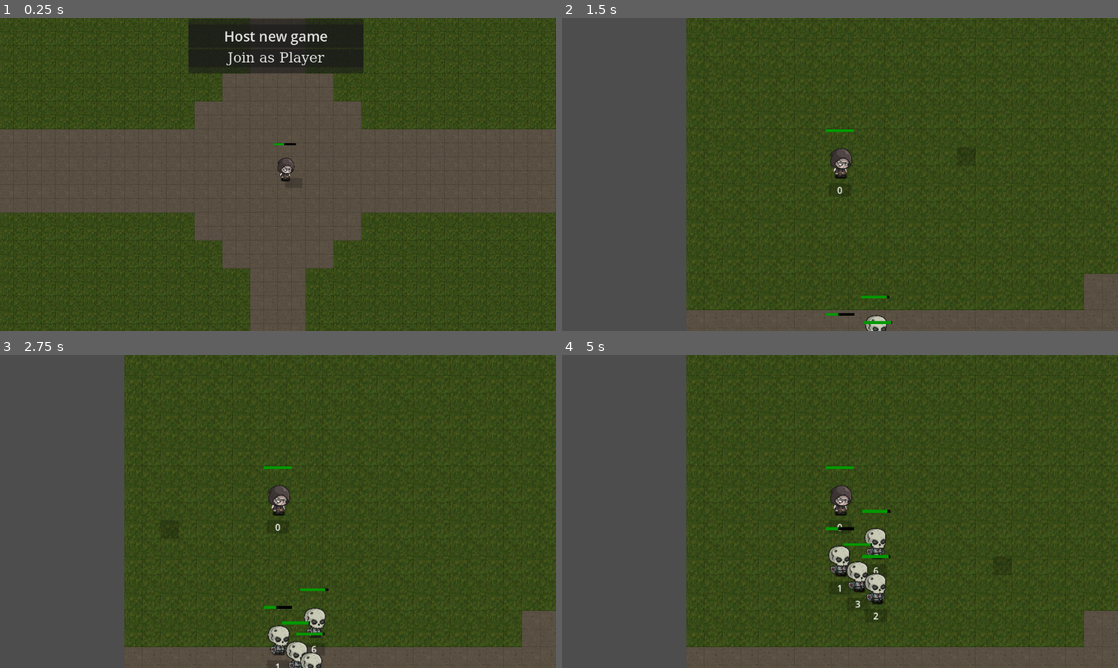
Above: before the commit, frames 1-4 (two rows, left to right).
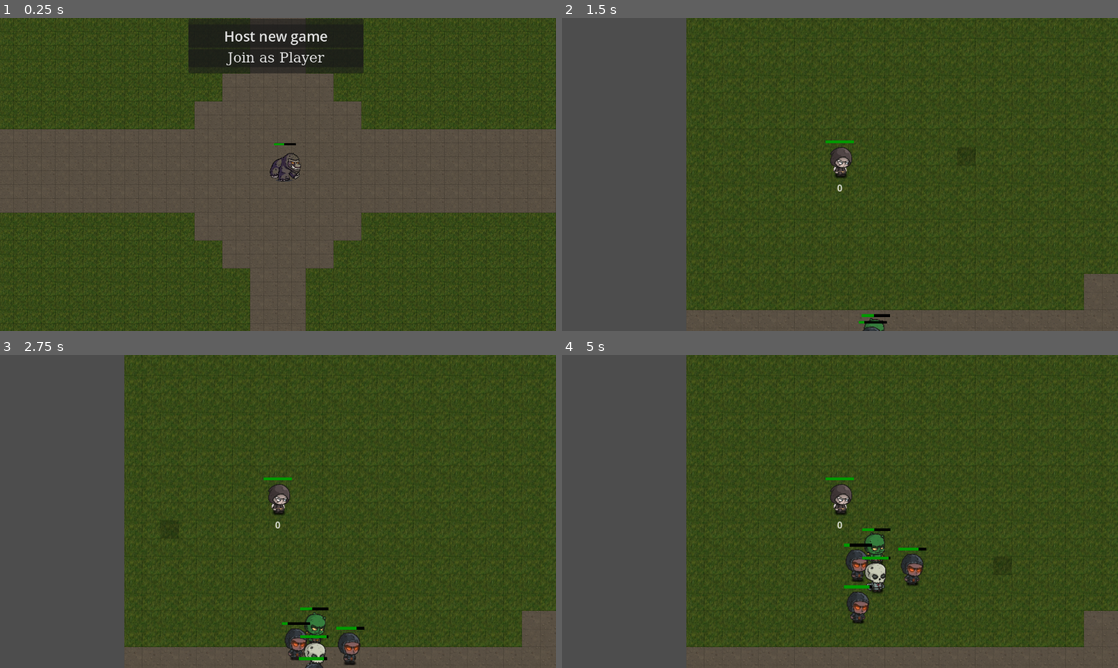
Above: after the commit, the same moments.

Repository: LucasJappert/moomoo-lan-party
Game: Godot game, scene res://scenes/game_manager_scene.tscn
Two runs of this game, one before a commit and one after it. Both use one fixed random seed, a clock stepped at 60 frames per second and the inputs below.
Inputs (mouse positions are in pixels of both pictures, inside the frame that each line leads up to):
- Up to frame 1 (0.25 s): no input
- Up to frame 2 (1.5 s): click "Host new game" at 0.5 s; tap Enter at 1.25 s; move the mouse to (962, 158) at 1.27 s; click (962, 158) at 1.42 s
- Up to frame 3 (2.75 s): move the mouse to (166, 527) at 2.02 s; click (166, 527) at 2.17 s
- Up to frame 4 (5 s): move the mouse to (895, 442) at 2.77 s; click (895, 442) at 2.92 s; move the mouse to (812, 574) at 3.52 s; click (812, 574) at 3.67 s; move the mouse to (1006, 558) at 4.27 s; click (1006, 558) at 4.42 s

The runs differ from the first frame. In frame 1, 0.2% of the frame differs, in the area x 48-55%, y 43-53%; in frame 2, 0.6%; in frame 3, 1.9%; in frame 4, 2.5%, in the area x 47-66%, y 35-86%.

Commit message:
add orc and fire mage enemies

Diff:
--- /dev/null
+++ b/assets/enemies/fire_mage.tres
@@ -0,0 +1,37 @@
+[gd_resource type="SpriteFrames" load_steps=5 format=3 uid="uid://ccusg0tasqe8s"]
+
+[ext_resource type="Texture2D" uid="uid://c7v0lqb66uppf" path="res://assets/enemies/enemies_tileset.png" id="1_t1n4x"]
+
+[sub_resource type="AtlasTexture" id="AtlasTexture_tjl86"]
+atlas = ExtResource("1_t1n4x")
+region = Rect2(0, 0, 64, 64)
+
+[sub_resource type="AtlasTexture" id="AtlasTexture_gvpxe"]
+atlas = ExtResource("1_t1n4x")
+region = Rect2(0, 0, 64, 64)
+
+[sub_resource type="AtlasTexture" id="AtlasTexture_fmw7b"]
+atlas = ExtResource("1_t1n4x")
+region = Rect2(64, 0, 64, 64)
+
+[resource]
+animations = [{
+"frames": [{
+"duration": 1.0,
+"texture": SubResource("AtlasTexture_tjl86")
+}],
+"loop": true,
+"name": &"idle",
+"speed": 5.0
+}, {
+"frames": [{
+"duration": 1.0,
+"texture": SubResource("AtlasTexture_gvpxe")
+}, {
+"duration": 1.0,
+"texture": SubResource("AtlasTexture_fmw7b")
+}],
+"loop": true,
+"name": &"walk",
+"speed": 5.0
+}]
--- /dev/null
+++ b/assets/enemies/orc.tres
@@ -0,0 +1,37 @@
+[gd_resource type="SpriteFrames" load_steps=5 format=3 uid="uid://bmvwb3wtfg8f1"]
+
+[ext_resource type="Texture2D" uid="uid://c7v0lqb66uppf" path="res://assets/enemies/enemies_tileset.png" id="1_sj1w7"]
+
+[sub_resource type="AtlasTexture" id="AtlasTexture_u0xrl"]
+atlas = ExtResource("1_sj1w7")
+region = Rect2(0, 64, 64, 64)
+
+[sub_resource type="AtlasTexture" id="AtlasTexture_2f7pd"]
+atlas = ExtResource("1_sj1w7")
+region = Rect2(0, 64, 64, 64)
+
+[sub_resource type="AtlasTexture" id="AtlasTexture_sf6o3"]
+atlas = ExtResource("1_sj1w7")
+region = Rect2(64, 64, 64, 64)
+
+[resource]
+animations = [{
+"frames": [{
+"duration": 1.0,
+"texture": SubResource("AtlasTexture_u0xrl")
+}],
+"loop": true,
+"name": &"idle",
+"speed": 5.0
+}, {
+"frames": [{
+"duration": 1.0,
+"texture": SubResource("AtlasTexture_2f7pd")
+}, {
+"duration": 1.0,
+"texture": SubResource("AtlasTexture_sf6o3")
+}],
+"loop": true,
+"name": &"walk",
+"speed": 5.0
+}]
--- a/scenes/entity/entity_scene.tscn
+++ b/scenes/entity/entity_scene.tscn
@@ -3,7 +3,7 @@
 [ext_resource type="Script" uid="uid://ki4w4rg4wu1r" path="res://scripts/entity/entity.gd" id="1_0bgvt"]
 [ext_resource type="Texture2D" uid="uid://1fiupmgkejum" path="res://assets/enemies/1.png" id="2_odnte"]
 [ext_resource type="Script" uid="uid://d3sm32sl44mdm" path="res://scripts/entity/hud.gd" id="3_wjrb4"]
-[ext_resource type="SpriteFrames" uid="uid://lg60fiptyxt4" path="res://assets/heros/hero1.tres" id="4_odnte"]
+[ext_resource type="SpriteFrames" uid="uid://ccusg0tasqe8s" path="res://assets/enemies/fire_mage.tres" id="4_odnte"]
 
 [sub_resource type="SceneReplicationConfig" id="SceneReplicationConfig_odnte"]
 properties/0/path = NodePath(".:position")
@@ -45,8 +45,15 @@
 show_percentage = false
 
 [node name="Label" type="Label" parent="HUD"]
-offset_right = 40.0
-offset_bottom = 23.0
+anchors_preset = -1
+anchor_right = 1.0
+anchor_bottom = 1.0
+offset_left = -27.0
+offset_top = 12.0
+offset_right = 27.0
+offset_bottom = 35.0
+grow_horizontal = 2
+grow_vertical = 2
 
 [node name="AreaAttack" type="Area2D" parent="."]
 
--- a/scenes/entity/moomoo_scene.tscn
+++ b/scenes/entity/moomoo_scene.tscn
@@ -7,5 +7,10 @@
 [node name="Moomoo" instance=ExtResource("1_p27nx")]
 script = ExtResource("2_xowpe")
 
-[node name="Sprite2D" parent="." index="1"]
+[node name="Sprite2D" parent="." index="2"]
+visible = true
 texture = ExtResource("2_pio5k")
+
+[node name="AnimatedSprite2D" parent="." index="6"]
+visible = false
+animation = &"idle"
--- a/scripts/camera.gd
+++ b/scripts/camera.gd
@@ -6,7 +6,7 @@
 static var _zoom_level := 1.3 # Initial zoom
 static var _zoom_step := 0.1 # Amount of zoom per scroll
 static var _zoom_min := 0.5 # Minimum zoom
-static var _zoom_max := 3.0 # Maximum zoom
+static var _zoom_max := 10.0 # Maximum zoom
 
 static func set_screen_size():
 	var screen_size = DisplayServer.screen_get_size(0)
--- a/scripts/controllers/enemies_waves_controller.gd
+++ b/scripts/controllers/enemies_waves_controller.gd
@@ -8,11 +8,16 @@
 	var counter = 0
 	var moomoo_position = GameManager.moomoo.global_position
 
+	const possible_enemies = [
+		EnemyTypes.SKELETON_ARCHER,
+		EnemyTypes.ORC,
+		EnemyTypes.FIRE_MAGE
+	]
 	if wave == 1:
 		for direction in [Vector2.LEFT, Vector2.RIGHT, Vector2.UP, Vector2.DOWN]:
 			for i in range(ENEMIES_BY_ZONE):
 				counter += 1
-				var enemy: Enemy = EnemyFactory.get_skeleton_archer()
+				var enemy: Enemy = EnemyFactory.get_enemy_by_type(possible_enemies[randi() % possible_enemies.size()])
 				var random_noise = Vector2(randi_range(-64, 64), randi_range(-64, 64))
 				enemy.global_position = moomoo_position + direction * TILES_DISTANCE * 64 + random_noise
 				enemy.id = counter
--- a/scripts/entity/enemy.gd
+++ b/scripts/entity/enemy.gd
@@ -16,8 +16,6 @@
 	super._ready()
 	mov_speed = 60
 	vision_shape.shape.radius = vision_radius
-
-	$Sprite2D.texture = load("res://assets/enemies/" + enemy_type + ".png")
 
 	timer_500ms = Timer.new()
 	timer_500ms.wait_time = 0.5
--- a/scripts/entity/hud.gd
+++ b/scripts/entity/hud.gd
@@ -22,31 +22,26 @@
 		# _health_bar.value = entity.combat.current_health
 		_health_bar.value = randi() % 81 + 20
 		_health_bar.position.x = - _health_bar.size.x / 2
-		_health_bar.position.y = -80
+		_health_bar.position.y = -80 if _is_moomoo else -60
 
 
-	var lb_style = StyleBoxFlat.new()
-	lb_style.bg_color = Color(0, 0, 0, 0.2)
-	_label.add_theme_stylebox_override("normal", lb_style)
+	# var lb_style = StyleBoxFlat.new()
+	# lb_style.bg_color = Color(0, 0, 0, 0.2)
+	# _label.add_theme_stylebox_override("normal", lb_style)
 	_label.horizontal_alignment = HORIZONTAL_ALIGNMENT_CENTER
+	_label.visible = entity is Player
+	_label.text = entity.name
 
 func _process(_delta: float):
-	# var global_position = entity.global_position
-	# _health_bar.global_position = Vector2(global_position.x - _health_bar.size.x / 2, global_position.y - 40)
 	try_update_label()
 
 func try_update_label():
-	if _is_moomoo:
+	if not _label.visible:
 		return
 
-	_label.text = entity.name
-	if not _label.text:
-		_label.visible = false
-		return
-
-	_label.visible = true
-	_label.global_position.x = entity.collision_shape.global_position.x - _label.size.x / 2
-	_label.global_position.y = entity.collision_shape.global_position.y + entity.collision_shape.shape.get_rect().size.y / 2
+	# _label.text = entity.name
+	# _label.global_position.x = entity.collision_shape.global_position.x - _label.size.x / 2
+	# _label.global_position.y = entity.collision_shape.global_position.y + entity.collision_shape.shape.get_rect().size.y / 2
 
 func increment_health_bar(value: int):
 	_health_bar.value += value
--- a/scripts/factories/enemy_factory.gd
+++ b/scripts/factories/enemy_factory.gd
@@ -144,3 +144,27 @@
 	enemy.combat_data.attack_type = AttackTypes.MELEE
 	enemy.combat_data.skills = [Skill.get_self_destruct()]
 	return enemy
+
+static func get_enemy_by_type(type: String) -> Enemy:
+	match type:
+		EnemyTypes.GOBLIN:
+			return get_goblin()
+		EnemyTypes.SKELETON_ARCHER:
+			return get_skeleton_archer()
+		EnemyTypes.ORC:
+			return get_orc()
+		EnemyTypes.FIRE_MAGE:
+			return get_fire_mage()
+		EnemyTypes.ICE_GOLEM:
+			return get_ice_golem()
+		EnemyTypes.BAT:
+			return get_bat()
+		EnemyTypes.DARK_PRIEST:
+			return get_dark_priest()
+		EnemyTypes.SLIME:
+			return get_slime()
+		EnemyTypes.GHOST:
+			return get_ghost()
+		EnemyTypes.EXPLODER:
+			return get_exploder()
+	return null
--- a/scripts/models/combat_data.gd
+++ b/scripts/models/combat_data.gd
@@ -1,3 +1,4 @@
+extends RefCounted
 class_name CombatData
 
 var max_hp: int = 100
@@ -10,4 +11,4 @@
 var attack_range: int = 0
 var attack_type := AttackTypes.MELEE
 var projectile_type: String = ""
-var skills: Array[Skill] = []
+var skills = []
--- a/scripts/types/enemy_types.gd
+++ b/scripts/types/enemy_types.gd
@@ -1,9 +1,9 @@
 class_name EnemyTypes
 
 const GOBLIN = "goblin"
-const SKELETON_ARCHER = "skeleton_archer"
-const ORC = "orc"
-const FIRE_MAGE = "fire_mage"
+const SKELETON_ARCHER = "skeleton_archer" # ✅
+const ORC = "orc" # ✅
+const FIRE_MAGE = "fire_mage" # ✅
 const ICE_GOLEM = "ice_golem"
 const BAT = "bat"
 const DARK_PRIEST = "dark_priest"
Binary file changed: assets/enemies/enemies_tileset.png
